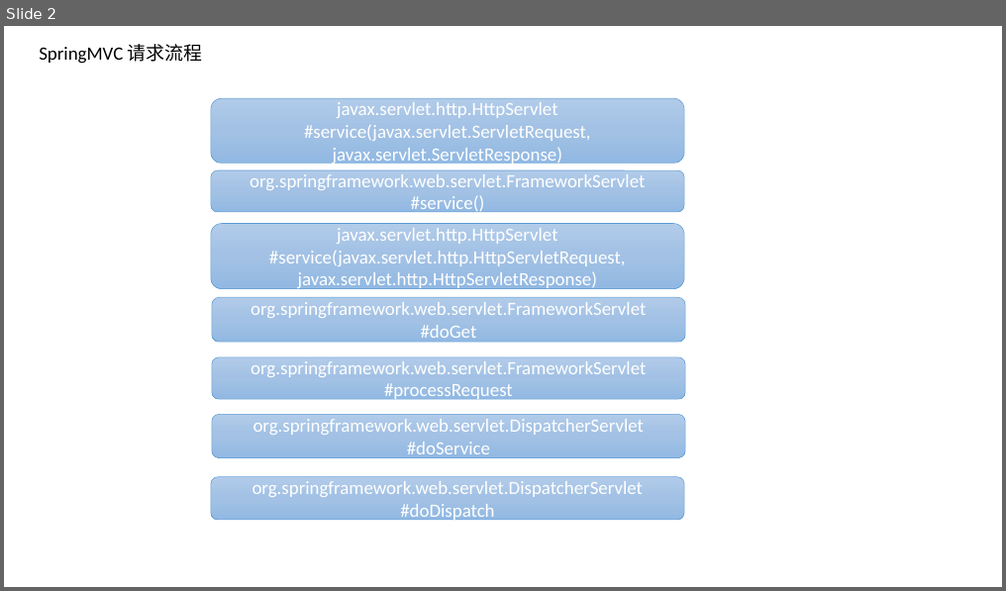
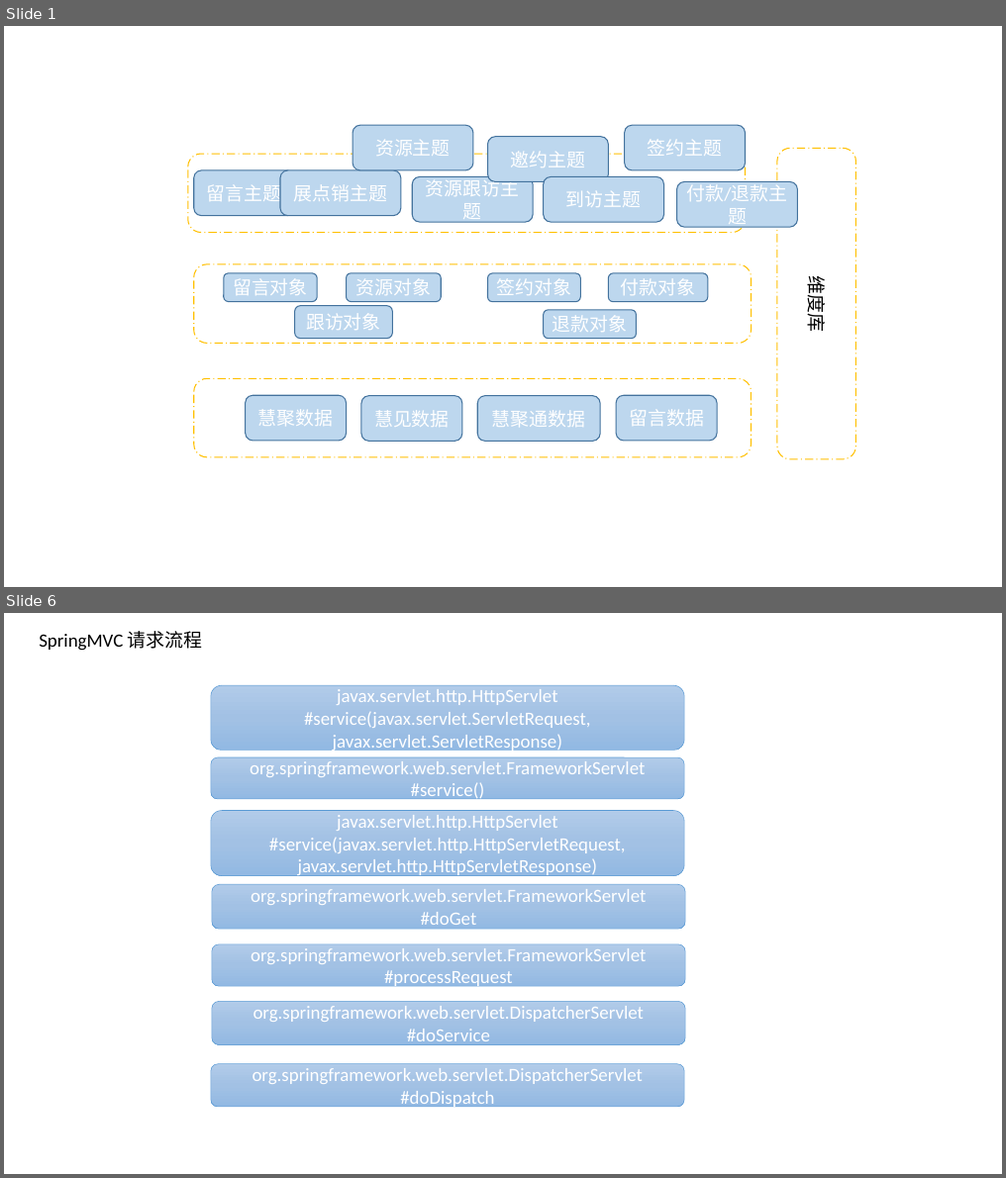
Before and after one commit to rockleeprc/note, a slide deck: ppt/BI.pptx. Shown one above the other, each under a label of ours: slide 2 before the commit, slides 1 and 6 after it; the slides between them are not shown. The pictures are 1006x591 and 1006x1178 pixels, drawn with LibreOffice and Linux fonts; fonts in the diff are those of the drawing. Boxes give left, top, right and bottom in pixels: in the first picture for what was removed or moved away, otherwise in the second. Text is boxed around its words. In the diff, an @@ line names an element or a change of style, - is before the commit and + after.

```diff
--- a/ppt/BI.pptx
+++ b/ppt/BI.pptx
@@ slide 1 added at [4,26,1002,587], background #FFFFFF @@
@@ rounded rectangle added at [352,126,473,171], fill #BDD7EE, outline #43739E 1 pt, 18 pt, text #FFFFFF @@
+资源主题
@@ rounded rectangle added at [487,137,608,181], fill #BDD7EE, outline #43739E 1 pt, 18 pt, text #FFFFFF @@
+邀约主题
@@ rounded rectangle added at [625,126,746,171], fill #BDD7EE, outline #43739E 1 pt, 18 pt, text #FFFFFF @@
+签约主题
@@ rounded rectangle added at [188,154,746,233], fill #FFFFFF, outline #FFC000 1 pt dashed @@
@@ rounded rectangle added at [194,171,295,215], fill #BDD7EE, outline #43739E 1 pt, 18 pt, text #FFFFFF @@
+留言主题
@@ rounded rectangle added at [280,171,401,215], fill #BDD7EE, outline #43739E 1 pt, 18 pt, text #FFFFFF @@
+展点销主题
@@ rounded rectangle added at [778,149,856,460], fill #FFFFFF, outline #FFC000 1 pt dashed, 18 pt, text #000000 @@
+维度库
@@ rounded rectangle added at [412,177,533,222], fill #BDD7EE, outline #43739E 1 pt, 18 pt, text #FFFFFF @@
+资源跟访主题
@@ rounded rectangle added at [544,177,664,222], fill #BDD7EE, outline #43739E 1 pt, 18 pt, text #FFFFFF @@
+到访主题
@@ rounded rectangle added at [677,181,798,227], fill #BDD7EE, outline #43739E 1 pt, 18 pt, text #FFFFFF @@
+付款/退款主题
@@ rounded rectangle added at [194,265,751,344], fill #FFFFFF, outline #FFC000 1 pt dashed @@
@@ rounded rectangle added at [224,274,317,302], fill #BDD7EE, outline #43739E 1 pt, 18 pt, text #FFFFFF @@
+留言对象
@@ rounded rectangle added at [347,274,442,301], fill #BDD7EE, outline #43739E 1 pt, 18 pt, text #FFFFFF @@
+资源对象
@@ rounded rectangle added at [487,274,580,302], fill #BDD7EE, outline #43739E 1 pt, 18 pt, text #FFFFFF @@
+签约对象
@@ rounded rectangle added at [608,274,708,302], fill #BDD7EE, outline #43739E 1 pt, 18 pt, text #FFFFFF @@
+付款对象
@@ rounded rectangle added at [294,306,392,339], fill #BDD7EE, outline #43739E 1 pt, 18 pt, text #FFFFFF @@
+跟访对象
@@ rounded rectangle added at [544,310,637,338], fill #BDD7EE, outline #43739E 1 pt, 18 pt, text #FFFFFF @@
+退款对象
@@ rounded rectangle added at [194,378,751,458], fill #FFFFFF, outline #FFC000 1 pt dashed @@
@@ rounded rectangle added at [245,396,347,441], fill #BDD7EE, outline #43739E 1 pt, 18 pt, text #FFFFFF @@
+慧聚数据
@@ rounded rectangle added at [361,396,463,441], fill #BDD7EE, outline #43739E 1 pt, 18 pt, text #FFFFFF @@
+慧见数据
@@ rounded rectangle added at [478,396,601,441], fill #BDD7EE, outline #43739E 1 pt, 18 pt, text #FFFFFF @@
+慧聚通数据
@@ rounded rectangle added at [617,396,718,441], fill #BDD7EE, outline #43739E 1 pt, 18 pt, text #FFFFFF @@
+留言数据
@@ what was slide 2 is now slide 6 @@
```
Also in this commit, not shown: 4 other slides added, 1 slide removed, 1 other file.
